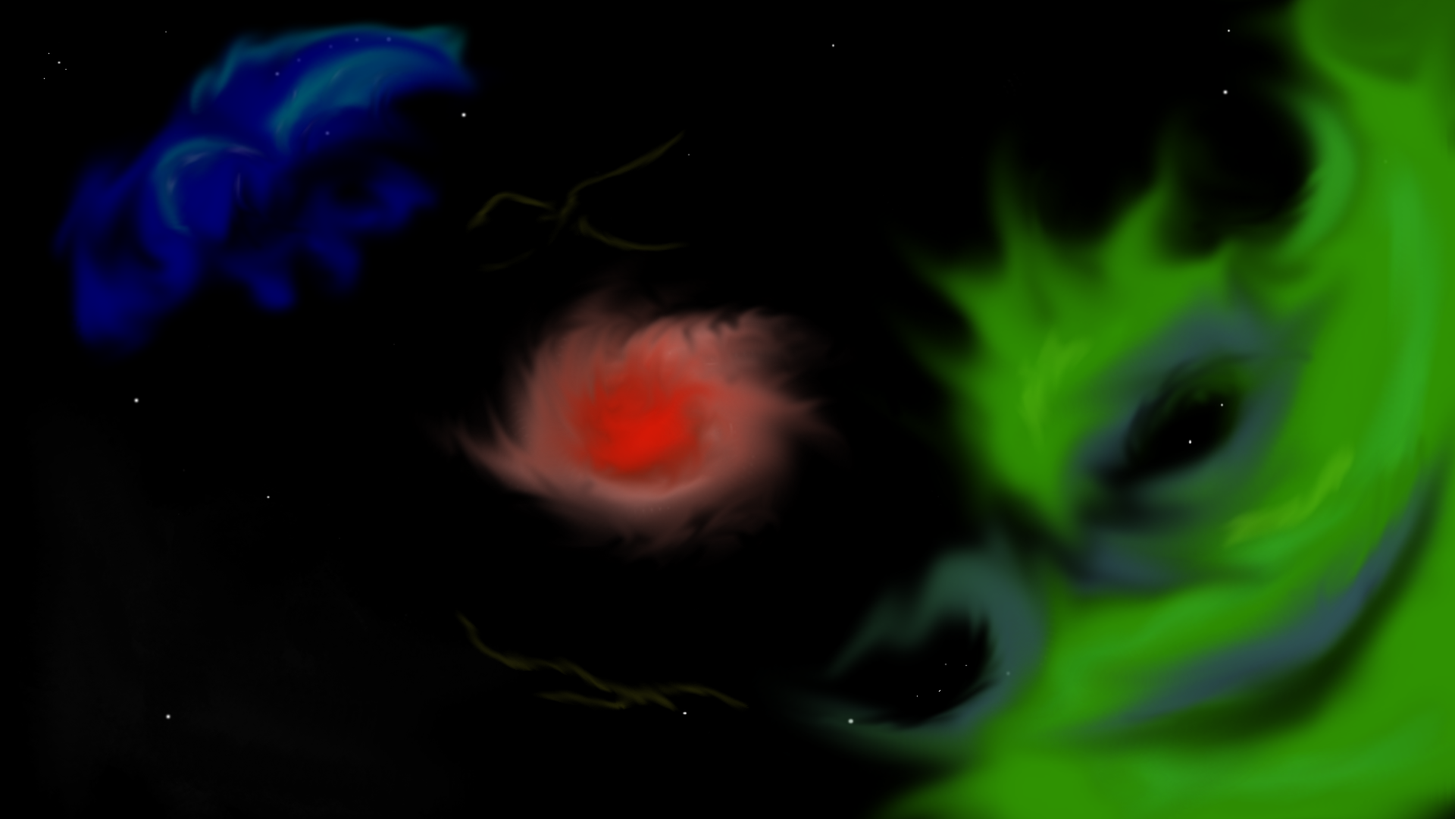
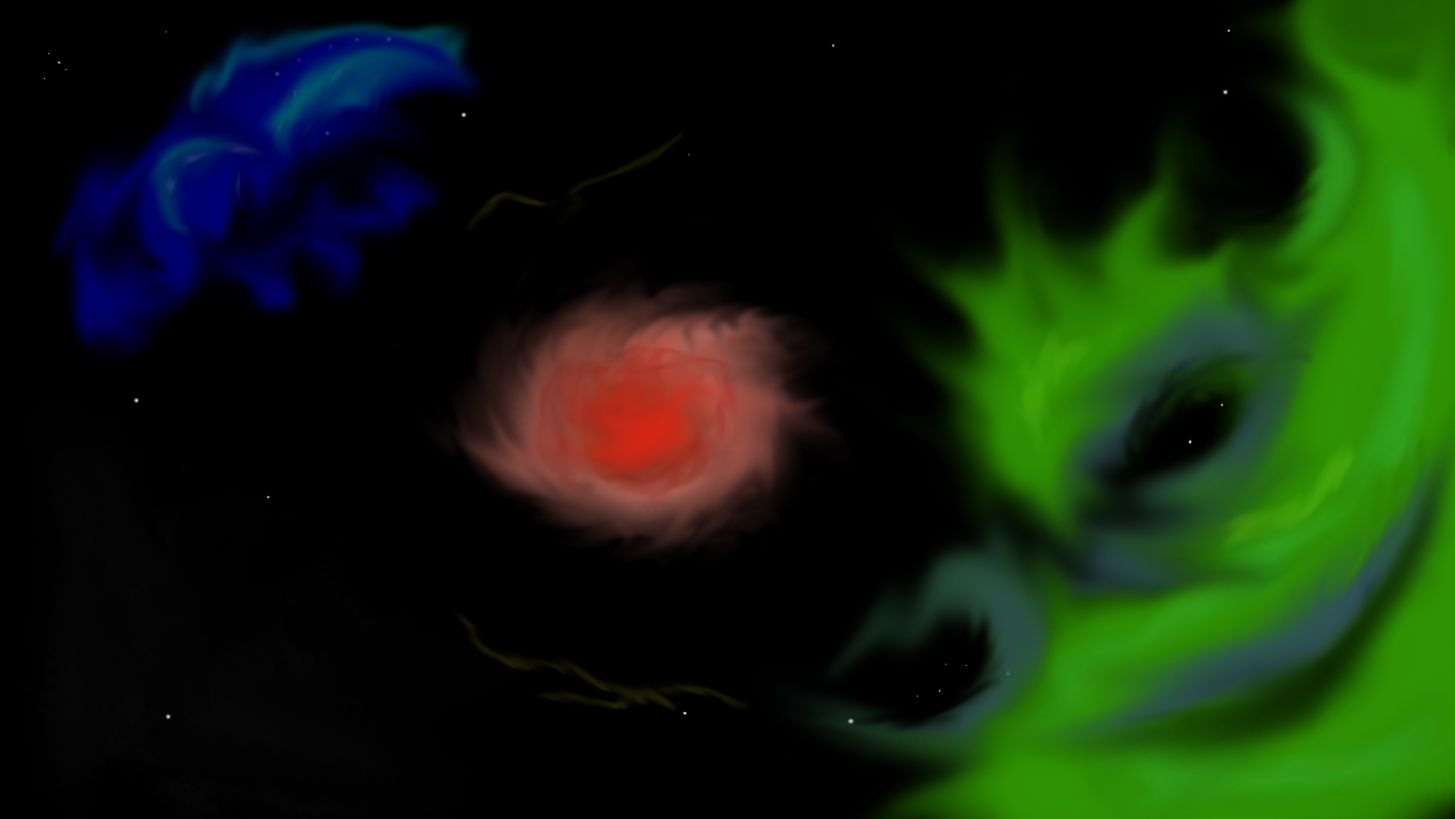
The second 1455 × 819 image is a revision of the first. Changes to its layers:
painted on "Layer" over [435, 191, 817, 557]
painted on "Layer_one" over [435, 396, 483, 481]
